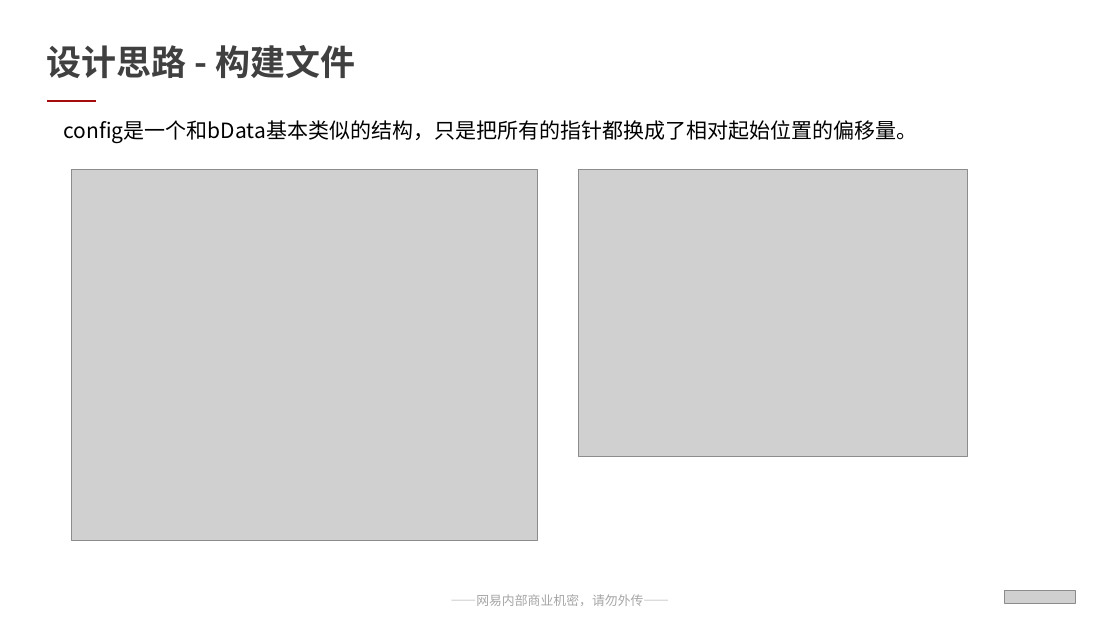
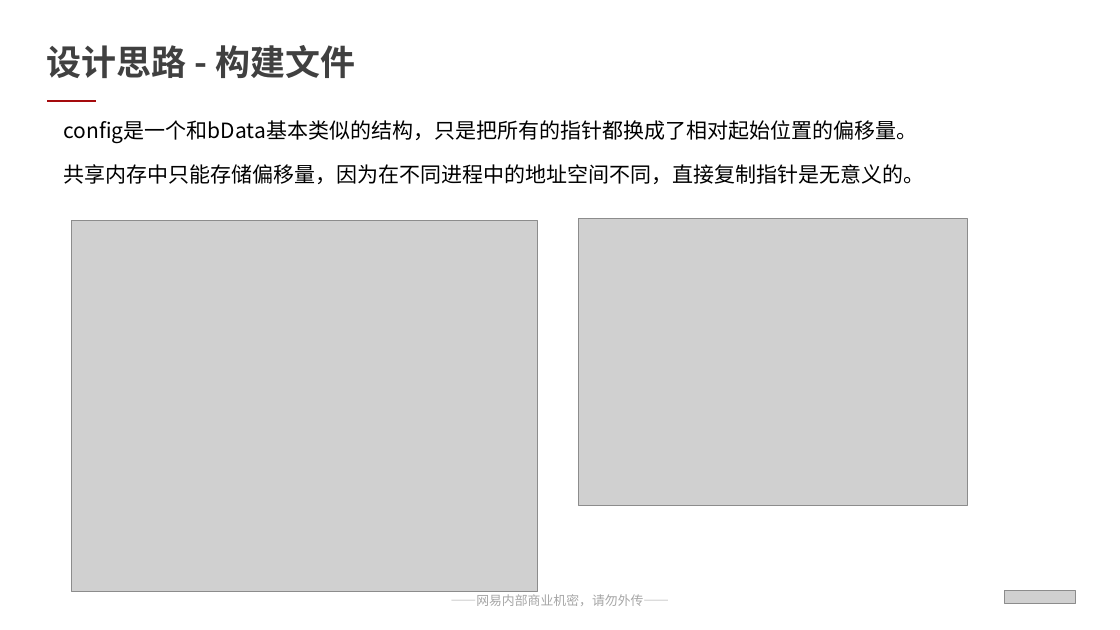
Before and after one commit to qwerbmb/lua_sh, a slide deck: slide 12 of test_speed/汇报ppt_刘淩峰.pptx (slide 11 before the commit). Drawn at 1120x630 pixels with LibreOffice and Linux fonts; fonts in the diff are those of the drawing; grey boxes stand for pictures. Boxes give left, top, right and bottom in pixels: in the first picture for what was removed or moved away, otherwise in the second. Text is boxed around its words. In the diff, an @@ line names an element or a change of style, - is before the commit and + after.

```diff
--- a/test_speed/汇报ppt_刘淩峰.pptx
+++ b/test_speed/汇报ppt_刘淩峰.pptx
@@ text added at (64,164,925,184), 18 pt, text #000000 @@
+共享内存中只能存储偏移量，因为在不同进程中的地址空间不同，直接复制指针是无意义的。
@@ picture: place and size @@
-picture at (71,170,537,541)
+picture at (71,221,537,592)
@@ picture: place and size @@
-picture at (579,170,967,457)
+picture at (579,218,967,506)
```
Also in this commit, not shown: 8 other slides changed, 1 slide added.
